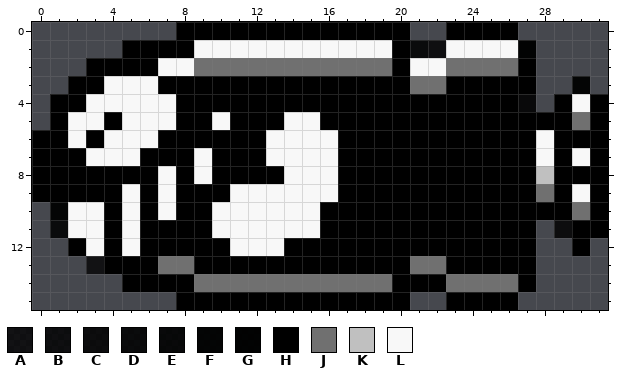
One commit to this pixel-art sprite: src/towerdefense/images/projectiles/projectile_pipe.png. The first picture shows the starting point.
The file is 32x16 pixels. Pixels under 10% opacity are left out. Colours within 5 levels of each other are drawn and written as one.
Palette (. is transparent): A #000000bf  B #000000c9  C #000000d0  D #000000d9  E #000000df  F #000000ef  G #000000f6  H #000000  J #707070  K #c0c0c0  L #f8f8f8
Pixels before, first column x 0:
 0 ........HHHHHHHHHHHHH..HHHH.....
 1 .....HHHHLLLLLLLLLLLHDBLLLLG....
 2 ...HHHHLLJJJJJJJJJJJHLLJJJJH....
 3 ..HHLLLHHHHHHHHHHHHHHJJHHHHH..F.
 4 .HHLLLLLHHHHHHHHHHHHHHHHHHHE.HLH
 5 .HLLHLLLHHLHHHLLHHHHHHHHHHHHHHJH
 6 HHLHLLLHHHHHHLLLLHHHHHHHHHHHLHHH
 7 HHHLLLHHHLHHHLLLLHHHHHHHHHHHLHLH
 8 HHHHHHHLHLHHHHLLLHHHHHHHHHHHKHHH
 9 HHHHHLHLHHHLLLLLLHHHHHHHHHHHJHLH
10 .FLLHLHLHHLLLLLLHHHHHHHHHHHHHHJH
11 .DLLHLHHHHLLLLLLHHHHHHHHHHHH.CHH
12 ..HLHLHHHHHLLLHHHHHHHHHHHHHH..H.
13 ...AHHHJJHHHHHHHHHHHHJJHHHHH....
14 .....HHHHJJJJJJJJJJJHHHJJJJH....
15 ........HHHHHHHHHHHHH..HHHH.....
Now the later version:
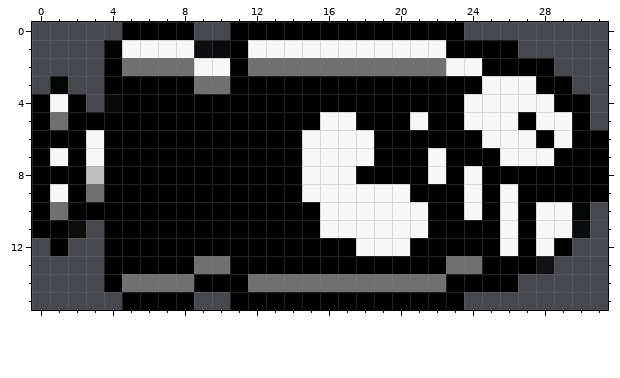
Change:
y 0: x 5..7 ... -> HHH; x 9..10 HH -> ..; x 21..22 .. -> HH; x 24..26 HHH -> ...
y 1: x 4..11 .HHHHLLL -> GLLLLBDH; x 20..27 HDBLLLLG -> LLLHHHH.
y 2: x 3 H -> .; x 5..11 HHLLJJJ -> JJJJLLH; x 20..26 HLLJJJJ -> JJJLLHH; x 28 . -> H
y 3: x 1..6 .HHLLL -> F..HHH; x 9..10 HH -> JJ; x 21..22 JJ -> HH; x 25..30 HHH..F -> LLLHH.
y 4: x 0..1 .H -> HL; x 3..7 LLLLL -> .EHHH; x 24..28 HHHE. -> LLLLL; x 30..31 LH -> H.
y 5: x 0..3 .HLL -> HJHH; x 5..7 LLL -> HHH; x 10 L -> H; x 14..17 LLHH -> HHLL; x 21 H -> L; x 24..26 HHH -> LLL; x 28..31 HHJH -> LLH.
y 6: x 2..6 LHLLL -> HLHHH; x 13..14 LL -> HH; x 17..18 HH -> LL; x 25..29 HHHLH -> LLLHL
y 7: x 1 H -> L; x 4..5 LL -> HH; x 9 L -> H; x 13..14 LL -> HH; x 17..18 HH -> LL; x 22 H -> L; x 26..27 HH -> LL; x 30 L -> H
y 8: x 3 H -> K; x 7 L -> H; x 9 L -> H; x 14 L -> H; x 17 H -> L; x 22 H -> L; x 24 H -> L; x 28 K -> H
y 9: x 1 H -> L; x 3 H -> J; x 5 L -> H; x 7 L -> H; x 11..14 LLLL -> HHHH; x 17..20 HHHH -> LLLL; x 24 H -> L; x 26 H -> L; x 28 J -> H; x 30 L -> H
y 10: x 0..3 .FLL -> HJHH; x 5 L -> H; x 7 L -> H; x 10..21 LLLLLLHHHHHH -> HHHHHHLLLLLL; x 24 H -> L; x 26 H -> L; x 28..31 HHJH -> LLF.
y 11: x 0..3 .DLL -> HHC.; x 5 L -> H; x 10..21 LLLLLLHHHHHH -> HHHHHHLLLLLL; x 26 H -> L; x 28..31 .CHH -> LLD.
y 12: x 1..3 .HL -> H..; x 5 L -> H; x 11..13 LLL -> HHH; x 18..20 HHH -> LLL; x 26 H -> L; x 28..30 ..H -> LH.
y 13: x 3 A -> .; x 7..10 JJHH -> HHJJ; x 21..24 JJHH -> HHJJ; x 28 . -> A
y 14: x 4..11 .HHHHJJJ -> HJJJJHHH; x 20..27 HHHJJJJH -> JJJHHHH.
y 15: x 5..7 ... -> HHH; x 9..10 HH -> ..; x 21..22 .. -> HH; x 24..26 HHH -> ...
Changed places in both pictures, as pixel boxes (x1, y1, x2, y2):
changed: (32, 22, 608, 310)
